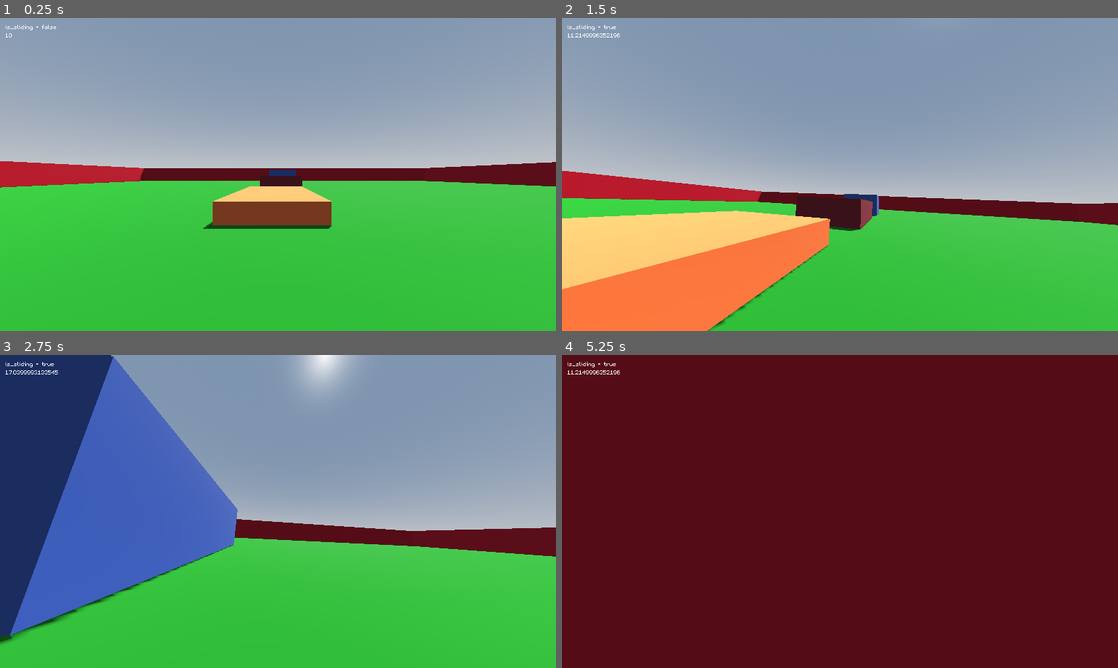
Above: before the commit, frames 1-4 (two rows, left to right).
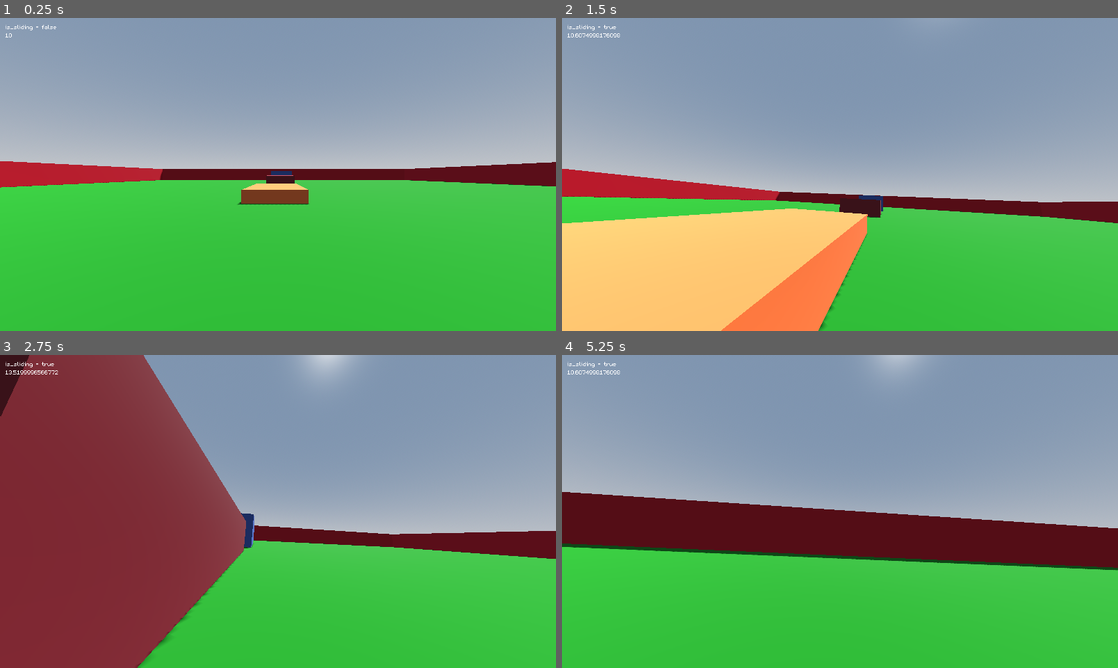
Above: after the commit, the same moments.

Repository: VanixWasTaken/Netrunner
Game: Godot game, scene res://Scenes and Scripts/test_level.tscn
The game is run twice, just before and just after one commit, with the same random seed, the same clock (stepped at 60 frames per second) and the same inputs.
Inputs (mouse positions are in pixels of both pictures, inside the frame that each line leads up to):
- Up to frame 1 (0.25 s): no input
- Up to frame 2 (1.5 s): move the mouse to (867, 174) at 0.52 s; hold W (forward) from 0.53 s (still down); tap Shift (slide) at 0.6, 1.35 s; tap Space (jump) at 0.77 s; move the mouse to (812, 174) at 1.27 s
- Up to frame 3 (2.75 s): keep holding W (forward); tap Space (jump) at 1.52 s; move the mouse to (289, 505) at 2.02 s; tap Shift (slide) at 2.1 s
- Up to frame 4 (5.25 s): keep holding W (forward); move the mouse to (834, 517) at 2.77 s; tap Shift (slide) every 0.75 s from 2.85 to 5.1 s; tap Space (jump) at 3.02, 3.77, 4.52 s; move the mouse to (878, 514) at 3.52 s; move the mouse to (795, 508) at 4.27 s; move the mouse to (845, 511) at 5.02 s

The runs differ from the first frame. In frame 1, 3.0% of the frame differs, in the area x 0-95%, y 48-68%; in frame 2, 15%; in frame 3, 37%; in frame 4, 85%, in the area x 0-100%, y 0-100%.

Commit message:
test try

Diff:
--- a/Scenes and Scripts/player.tscn
+++ b/Scenes and Scripts/player.tscn
@@ -43,7 +43,7 @@
 "times": PackedFloat32Array(0, 1),
 "transitions": PackedFloat32Array(1, 1),
 "update": 0,
-"values": [30.0, 10.0]
+"values": [20.0, 10.0]
 }
 
 [sub_resource type="Animation" id="Animation_rnx4j"]
--- a/Scenes and Scripts/test_level.tscn
+++ b/Scenes and Scripts/test_level.tscn
@@ -39,7 +39,7 @@
 environment = SubResource("Environment_efjyl")
 
 [node name="Player" parent="." instance=ExtResource("2_61e1u")]
-transform = Transform3D(1, 0, 0, 0, 1, 0, 0, 0, 1, -2.2083, 2.50873, 17.6707)
+transform = Transform3D(1, 0, 0, 0, 1, 0, 0, 0, 1, -2.2083, 2.50873, 28.6529)
 
 [node name="CSGBoxes" type="Node3D" parent="."]
 
@@ -77,7 +77,7 @@
 [node name="Boxes" type="Node3D" parent="CSGBoxes"]
 
 [node name="Box" type="CSGBox3D" parent="CSGBoxes/Boxes"]
-transform = Transform3D(1, 0, 0, 0, 1, 0, 0, 0, 1, -2.38555, 1.02492, 4.66523)
+transform = Transform3D(1, 0, 0, 0, 1, 0, 0, 0, 1, -2.38555, 1.02492, 9.59445)
 material_override = SubResource("StandardMaterial3D_pafwi")
 use_collision = true
 size = Vector3(5, 1, 10)
